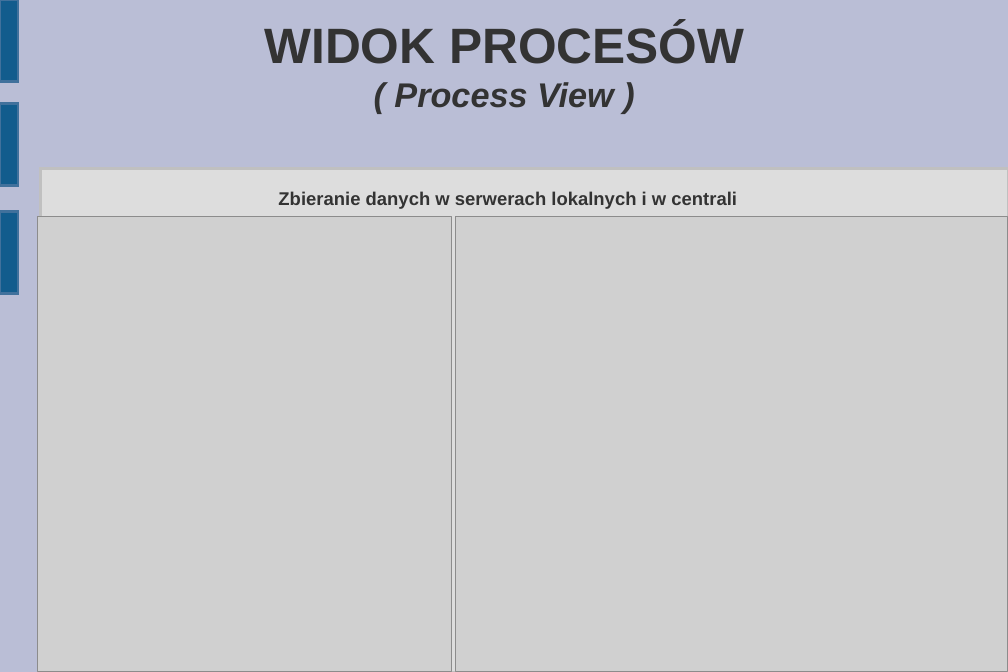
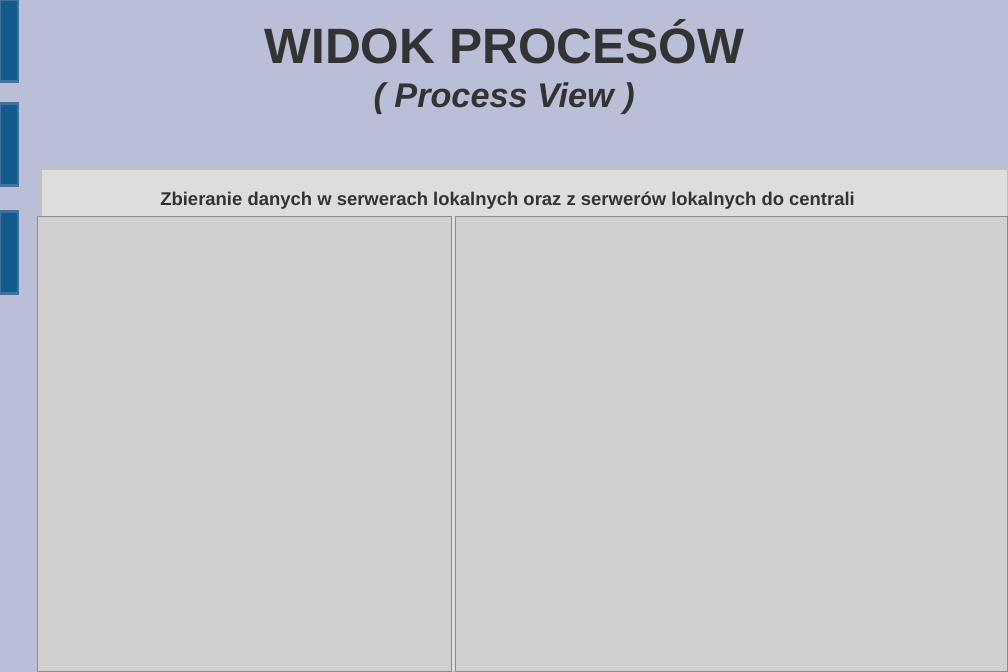
Before and after one commit to Sapphire1/AiS, a slide deck: slide 8 of etap 1_V3.odp. Drawn at 1008x672 pixels with LibreOffice and Linux fonts; fonts in the diff are those of the drawing; grey boxes stand for pictures. Boxes give left, top, right and bottom in pixels: in the first picture for what was removed or moved away, otherwise in the second. Text is boxed around its words. In the diff, an @@ line names an element or a change of style, - is before the commit and + after.

```diff
--- a/etap 1_V3.odp
+++ b/etap 1_V3.odp
@@ title at (160,191,855,209): text changed @@
-Zbieranie danych w serwerach lokalnych i w centrali
+Zbieranie danych w serwerach lokalnych oraz z serwerów lokalnych do centrali
```
Also in this commit, not shown: 3 other slides changed, 1 slide added, 1 slide removed.
